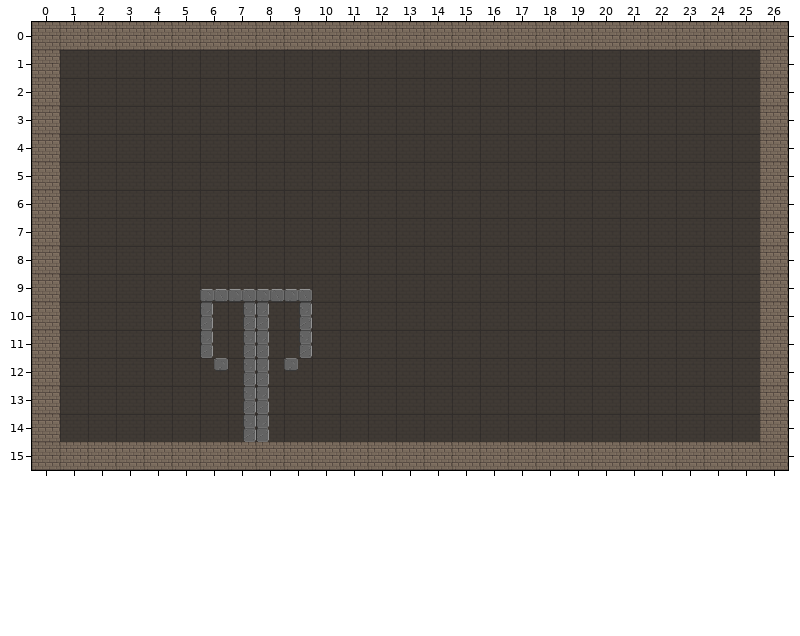
Tiled map (JSON) -- Maps/bossMap.json. The first picture shows the starting point.
Cells are 32x32 px. Shown: x 0..26, y 0..15.
And afterwards:
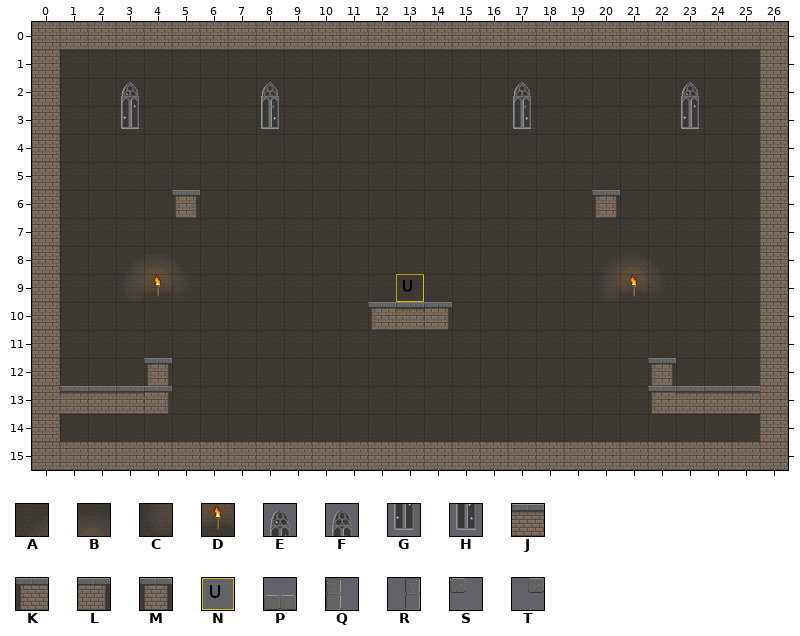
Key: from "castle_final": A 0, B 1, C 9, D 10, E 31, F 32, G 40, H 41, J 48, K 49, L 50, M 65, N 116, P 136, Q 137, R 138, S 144, T 145.
_ is an empty cell.
Tiles replaced or removed in this view: P, Q, R, S, T.
What changed:
Changed rows in their new state; . is an unchanged cell.
Layer "Tile Layer 2":
first column x 1:
 2 ..E....F........F.....E..
 3 ..G....H........H.....G..
 6 ....M..............M.....
 8 ..AB...............AB....
 9 ..CD.____...N......CD....
10 .....____..KJL...........
11 .....____................
12 ...M.____............M...
13 JJJL..__.............KJJJ
14 ......__.................
